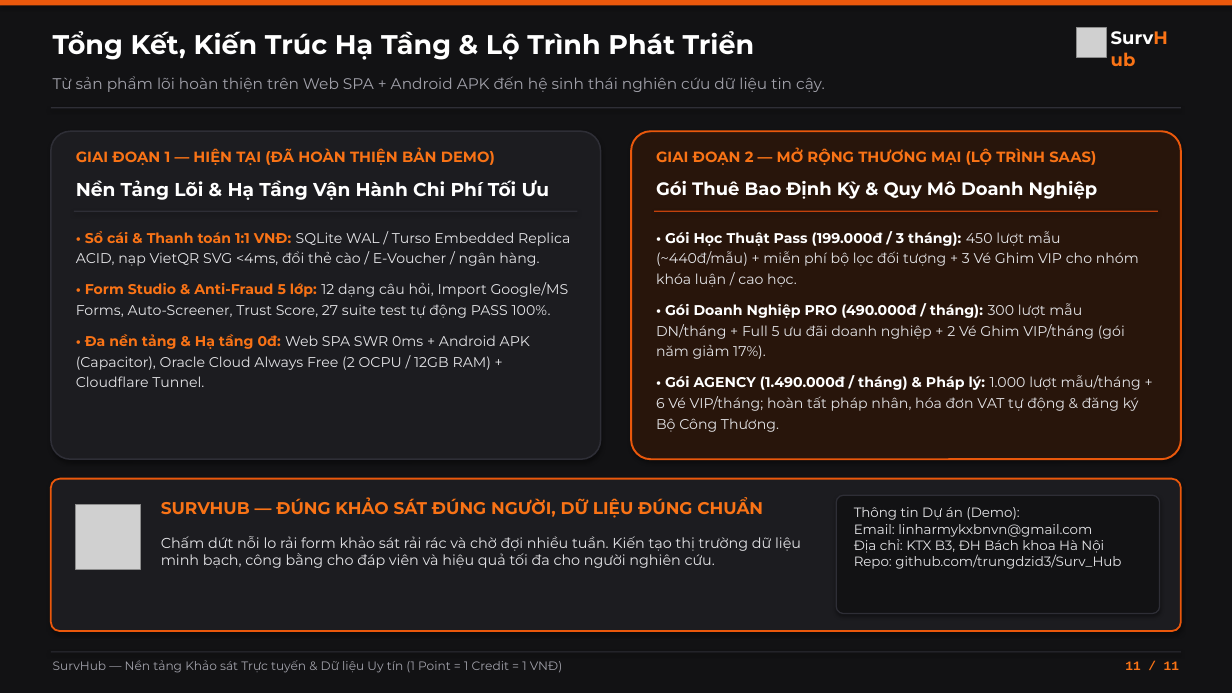
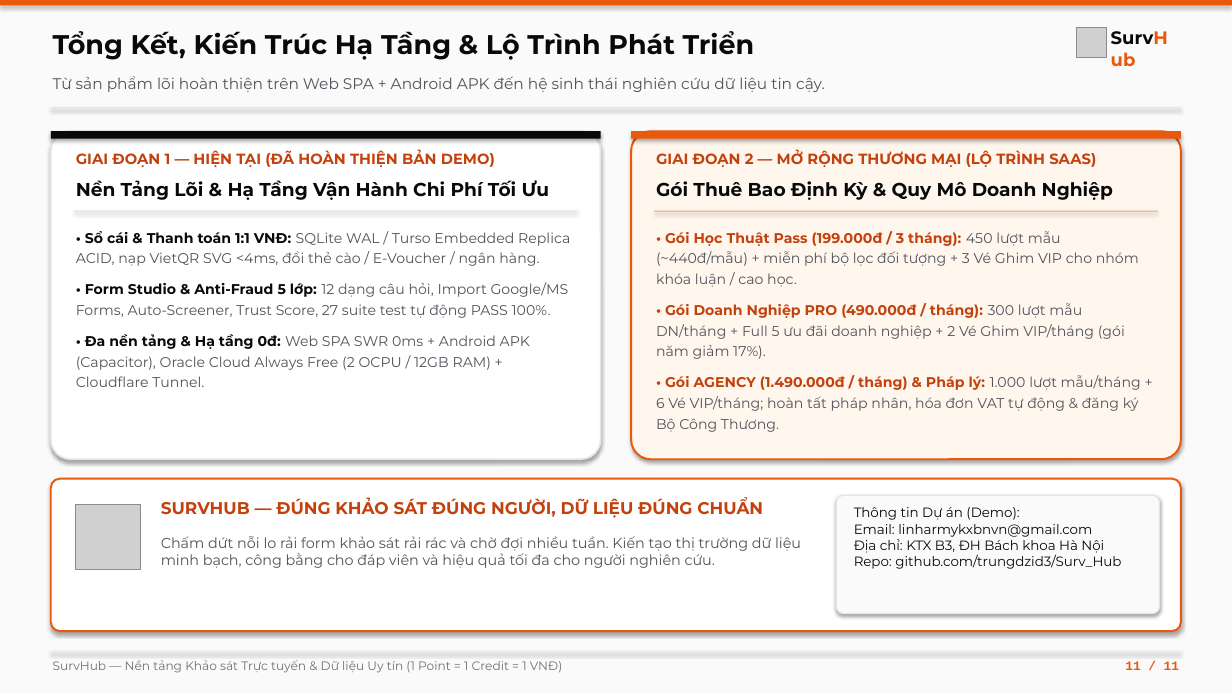
Before and after one commit to trungdzid3/Surv_Hub, a slide deck: slide 11 of docs/SurvHub_Presentation.pptx. Drawn at 1232x693 pixels with LibreOffice and Linux fonts; fonts in the diff are those of the drawing; grey boxes stand for pictures. Boxes give left, top, right and bottom in pixels: in the first picture for what was removed or moved away, otherwise in the second. Text is boxed around its words. In the diff, an @@ line names an element or a change of style, - is before the commit and + after.

Commit message:
style(presentation): unify all 11 slides and BMC to clean light theme

```diff
--- a/docs/SurvHub_Presentation.pptx
+++ b/docs/SurvHub_Presentation.pptx
@@ background #121214 to #FAFAFA @@
@@ text "Tổng Kết, Kiến Trúc Hạ ..." at (53, 31, 755, 60): text colour #FFFFFF to #09090B @@
@@ text "SurvHub" at (1111, 27, 1189, 58): text colour #FFFFFF to #09090B, text colour #F97316 to #EA580C in "SurvHub" @@
@@ text "Từ sản phẩm lõi hoàn ..." at (53, 76, 825, 92): text colour #A1A1AA to #52525B @@
@@ rounded rectangle at (51, 131, 601, 459): fill #1C1C20 to #FFFFFF; outline #2E2E36 1.2 pt to #E7E5E4 1.3 pt @@
@@ rectangle added at (51, 131, 601, 139), fill #09090B @@
@@ rounded rectangle at (631, 131, 1181, 459): fill #28150B to #FFF7ED @@
@@ rectangle added at (631, 131, 1181, 139), fill #EA580C @@
@@ text colour #F97316 to #C2410C in 3 elements at (161, 497, 763, 518), (76, 150, 495, 167), (656, 150, 1096, 167) @@
@@ text "Nền Tảng Lõi & Hạ ..." at (76, 180, 550, 200): text colour #FFFFFF to #09090B @@
@@ text "Gói Thuê Bao Định Kỳ ..." at (656, 181, 1113, 200): size 14 to 14.5 pt, text colour #FFFFFF to #09090B @@
@@ text "• Sổ cái & Thanh ..." at (76, 231, 570, 387): text colour #F97316 to #09090B in "• Sổ cái & Thanh toán 1:1 ...", "• Form Studio & Anti-Fraud 5 lớp:", "• Đa nền tảng & Hạ tầng ..."; text colour #E4E4E7 to #52525B in "SQLite WAL / Turso Embedded Replica ACID, ...", "12 dạng câu hỏi, Import Google/MS Forms, ...", "Web SPA SWR 0ms + Android APK ..." @@
@@ fill #2E2E36 to #E7E5E4 in 3 elements at (51, 107, 1181, 108), (51, 652, 1181, 653), (74, 211, 578, 212) @@
@@ text "• Gói Học Thuật Pass ..." at (656, 231, 1141, 432): text colour #FFFFFF to #C2410C in "• Gói Học Thuật Pass (199.000đ / ...", "• Gói Doanh Nghiệp PRO (490.000đ / ...", "• Gói AGENCY (1.490.000đ / tháng) & ..."; text colour #E4E4E7 to #52525B in "450 lượt mẫu (~440đ/mẫu) + miễn phí ...", "300 lượt mẫu DN/tháng + Full 5 ...", "1.000 lượt mẫu/tháng + 6 Vé VIP/tháng; ..." @@
@@ rectangle at (654, 211, 1158, 212): fill #C2410C to #FDBA74 @@
@@ rounded rectangle at (51, 479, 1181, 631): fill #1C1C20 to #FFFFFF; outline #EA580C 1.4 pt to #EA580C 1.5 pt @@
@@ rounded rectangle at (836, 495, 1160, 614): fill #121214 to #FAFAFA; outline #2E2E36 1 pt to #E7E5E4 1 pt @@
@@ text "Thông tin Dự án (Demo): ..." at (854, 507, 1121, 569): text colour #E4E4E7 to #09090B @@
@@ text "Chấm dứt nỗi lo rải ..." at (161, 536, 801, 568): text colour #E4E4E7 to #52525B @@
@@ text "SurvHub — Nền tảng Khảo ..." at (53, 660, 562, 673): text colour #A1A1AA to #71717A @@
@@ text "11 / 11" at (1125, 661, 1179, 670): text colour #F97316 to #EA580C @@
```
Also in this commit, not shown: 8 other slides changed, 3 other files.
